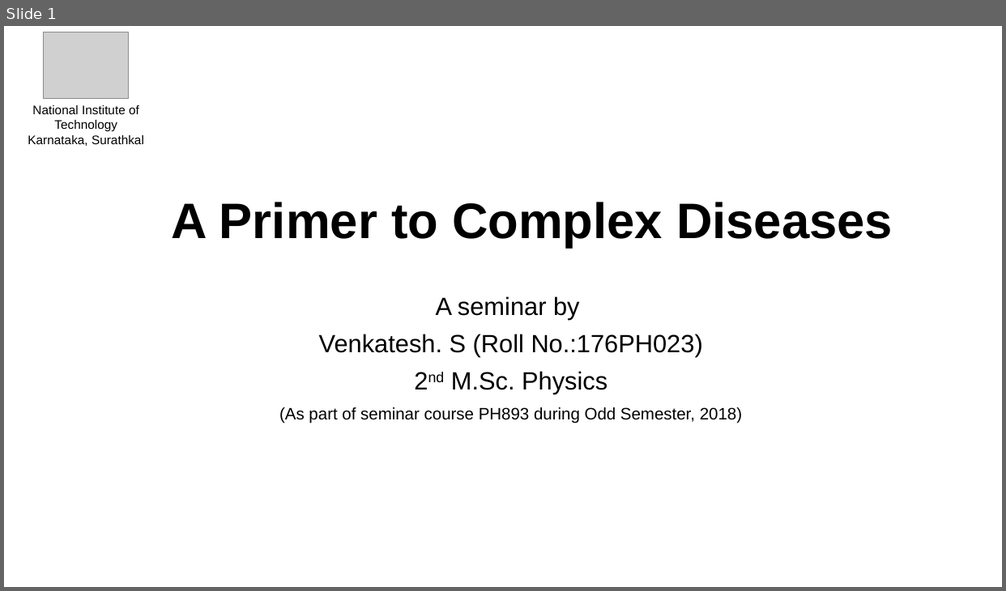
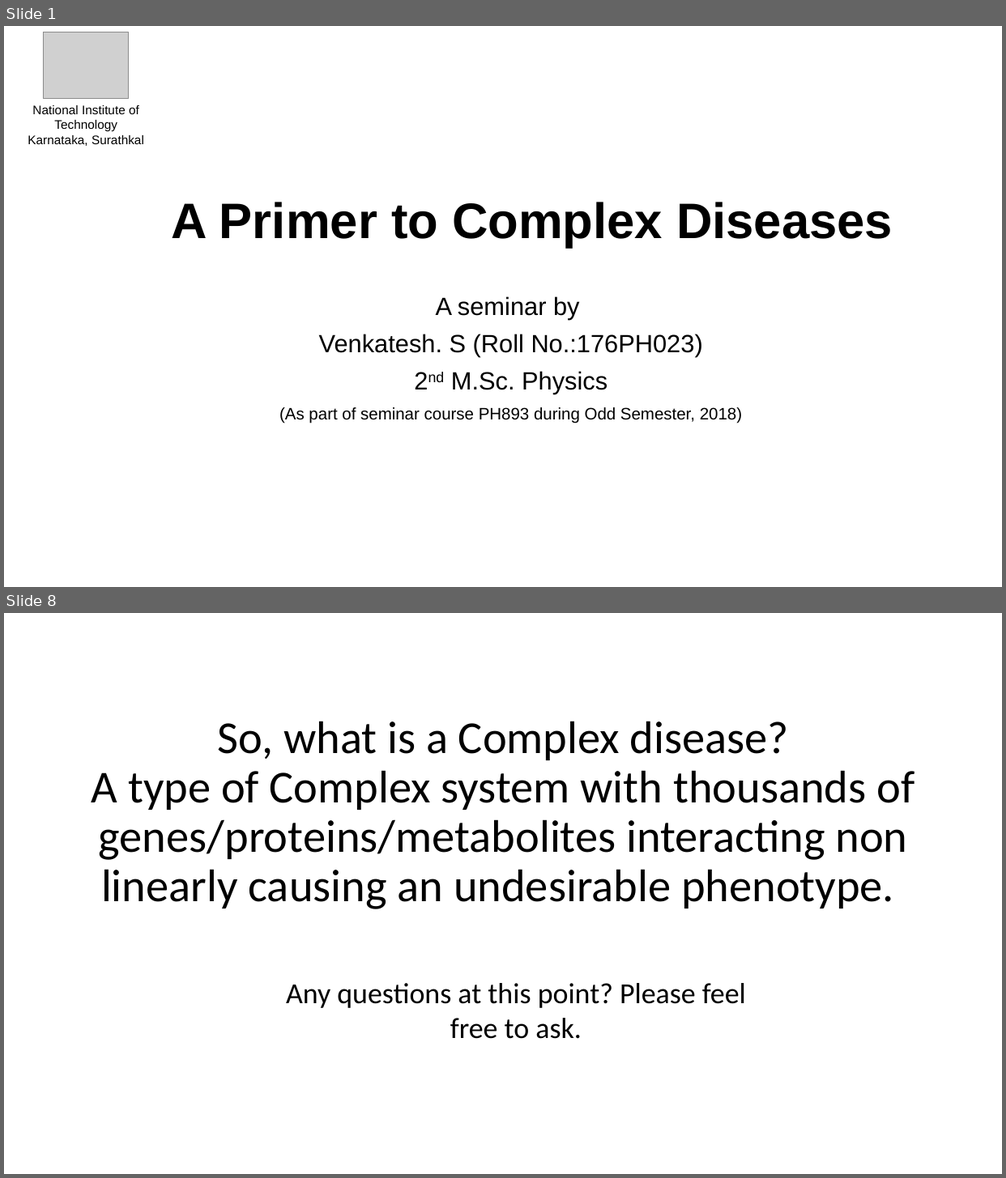
Before and after one commit to VenkiPhy6/seminar-thirdsem, a slide deck: A Primer to Complex Diseases.pptx. Shown one above the other, each under a label of ours: slide 1 before the commit, slides 1 and 8 after it; the slides between them are not shown. The pictures are 1006x591 and 1006x1178 pixels, drawn with LibreOffice and Linux fonts; fonts in the diff are those of the drawing; grey boxes stand for pictures. Boxes give left, top, right and bottom in pixels: in the first picture for what was removed or moved away, otherwise in the second. Text is boxed around its words. In the diff, an @@ line names an element or a change of style, - is before the commit and + after.

```diff
--- a/A Primer to Complex Diseases.pptx
+++ b/A Primer to Complex Diseases.pptx
@@ slide 8 added at [4, 613, 1002, 1174], background #FFFFFF @@
@@ title added at [91, 721, 914, 909], 44 pt, text #000000 @@
+So, what is a Complex disease?
+A type of Complex system with thousands of genes/proteins/metabolites interacting non linearly causing an undesirable phenotype.
@@ text added at [286, 983, 746, 1039], 28 pt, text #000000 @@
+Any questions at this point? Please feel free to ask.
```
Also in this commit, not shown: 4 slides changed, 5 other slides added.
